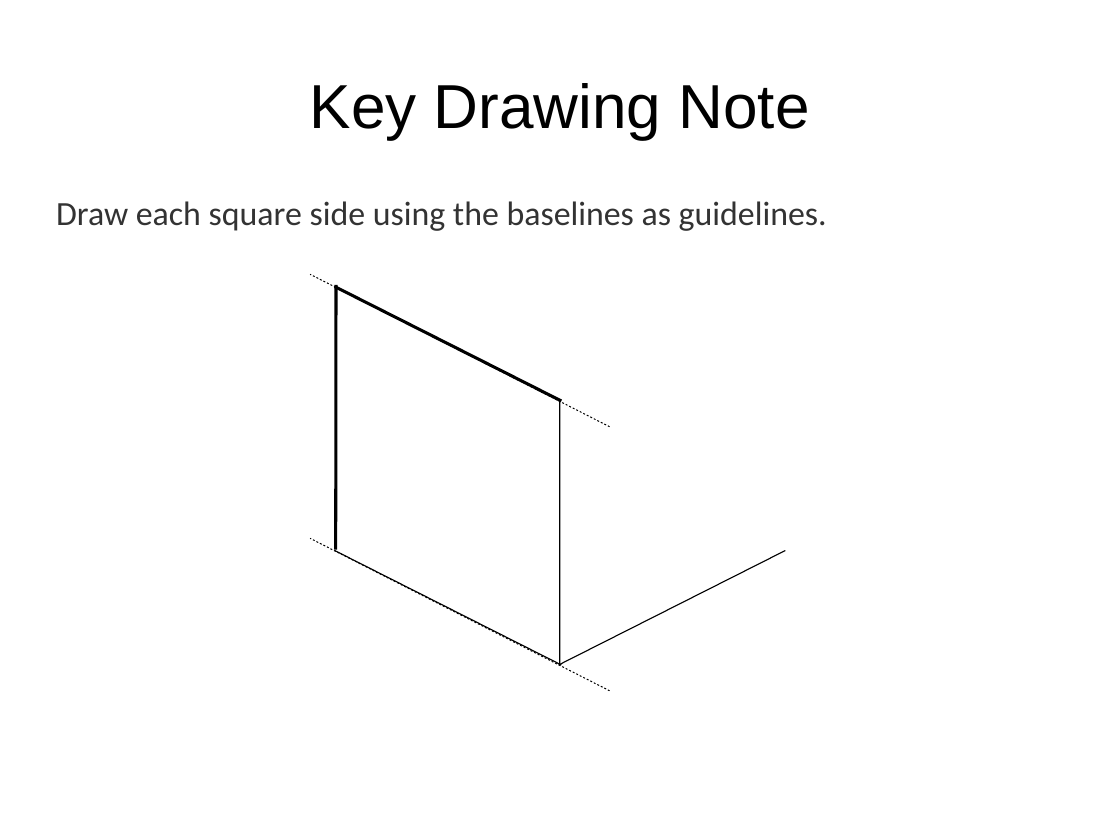
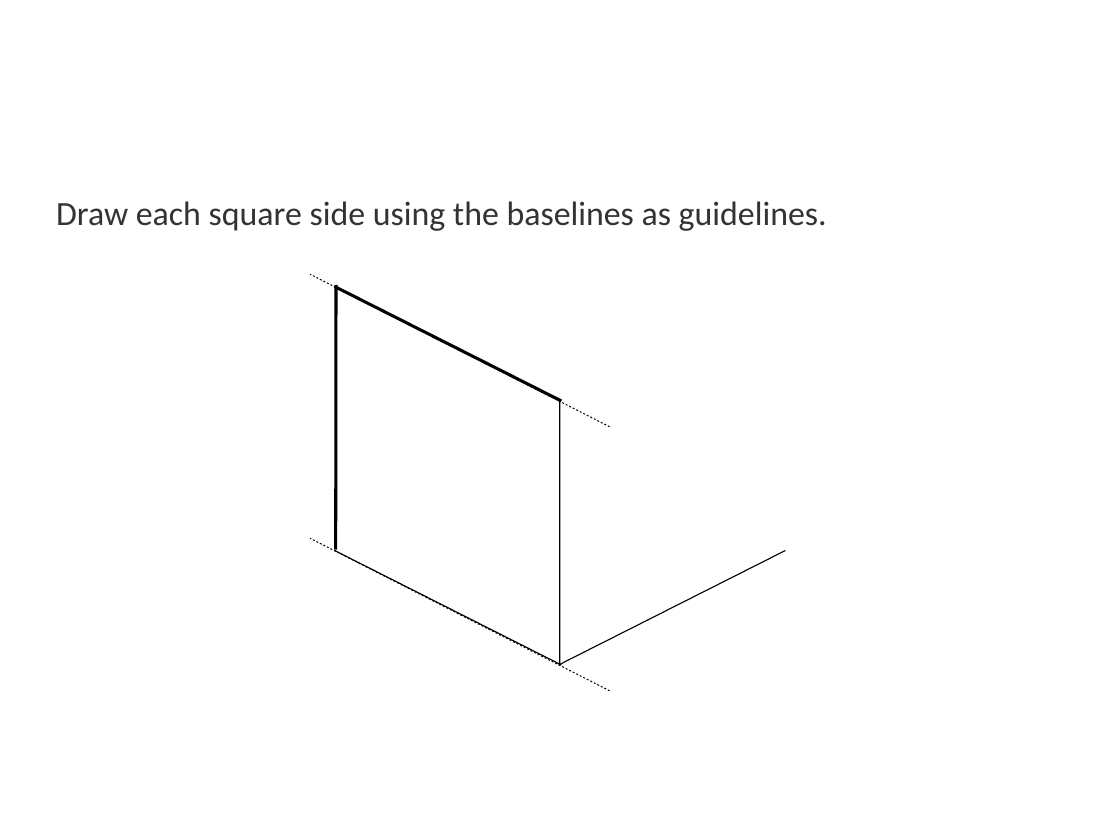
Before and after one commit to tigerfarm/docroot, a slide deck: slide 24 of books/content/cubes/9aDrawAll.odp (slide 28 before the commit). Drawn at 1120x840 pixels with LibreOffice and Linux fonts; fonts in the diff are those of the drawing; background and template pictures are left out. Boxes give left, top, right and bottom in pixels: in the first picture for what was removed or moved away, otherwise in the second. Text is boxed around its words. In the diff, an @@ line names an element or a change of style, - is before the commit and + after.

```diff
--- a/books/content/cubes/9aDrawAll.odp
+++ b/books/content/cubes/9aDrawAll.odp
@@ title removed at [310, 83, 810, 139] @@
-Key Drawing Note
```
Also in this commit, not shown: 11 other slides changed, 7 slides added, 9 slides removed, 9 other files.
